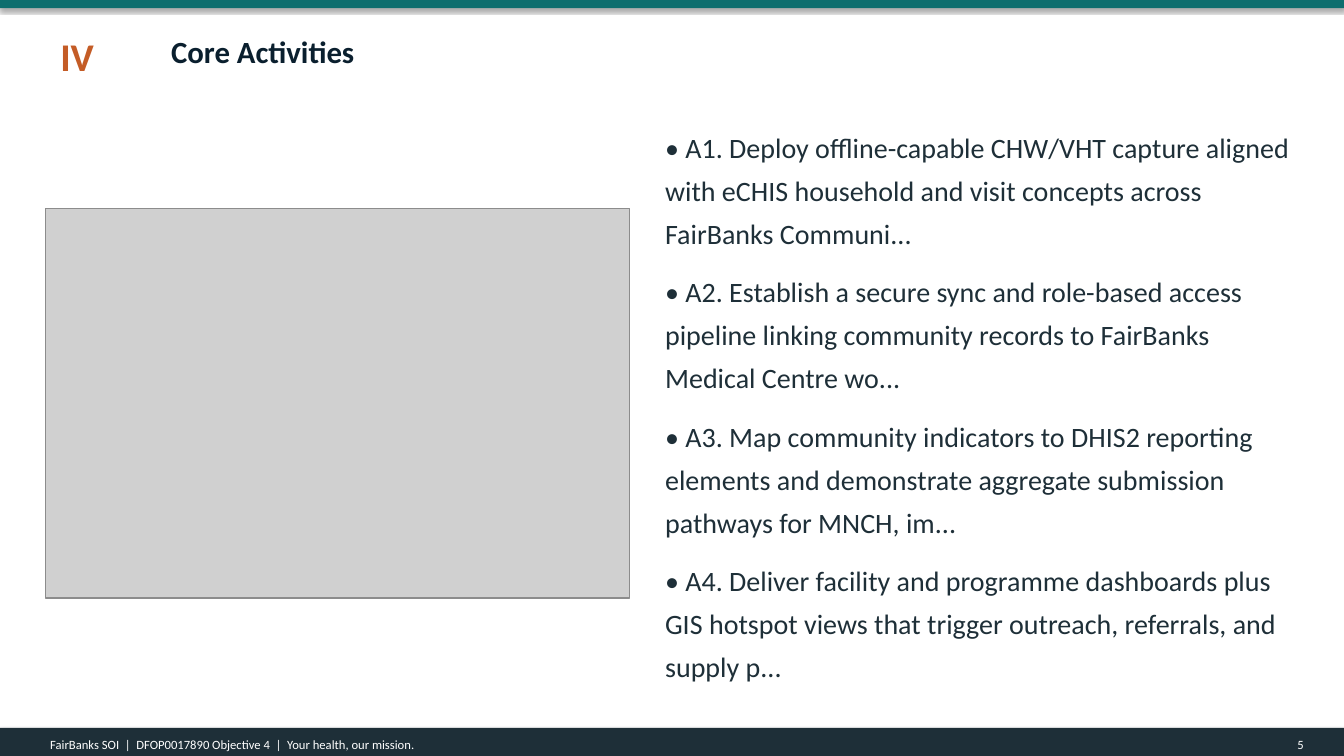
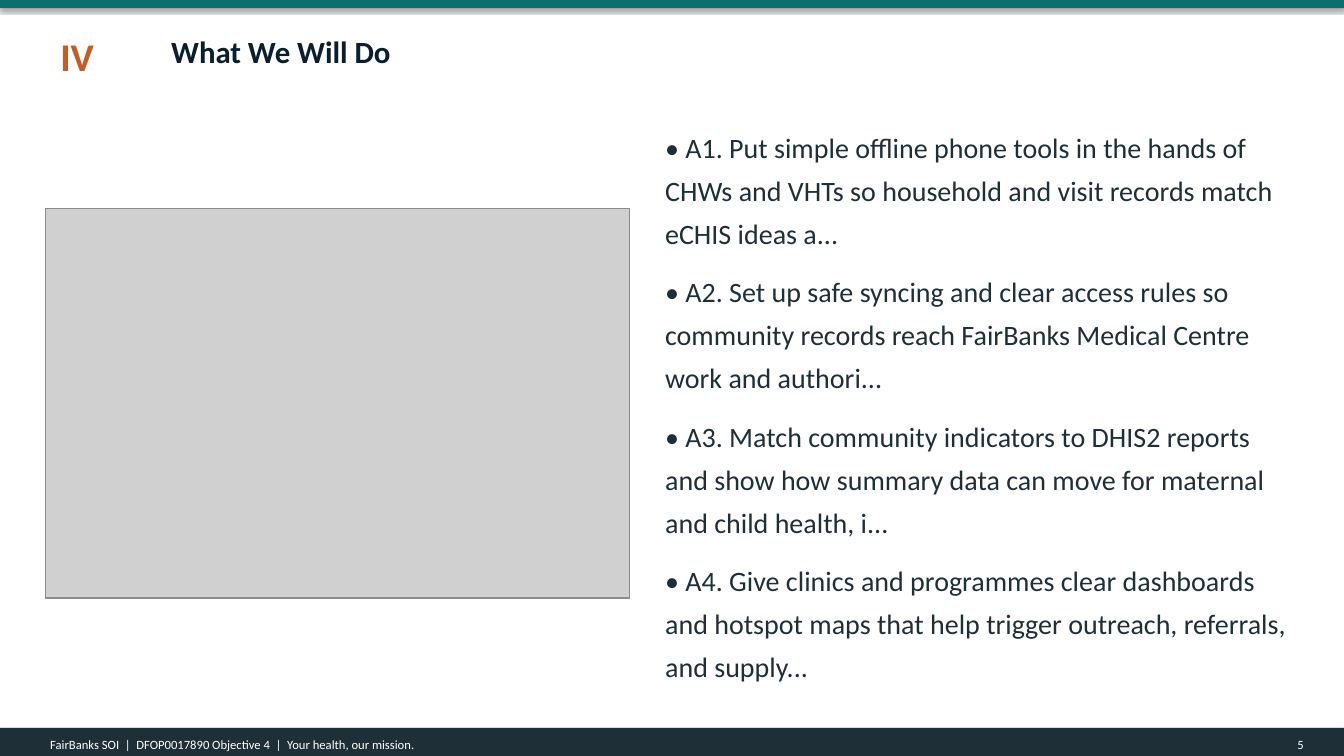
Before and after one commit to WASSWA2624/fairbanks, a slide deck: slide 5 of applications/dos-uganda/documents/dos-uganda_ppt.pptx. Drawn at 1344x756 pixels with LibreOffice and Linux fonts; fonts in the diff are those of the drawing; grey boxes stand for pictures. Boxes give left, top, right and bottom in pixels: in the first picture for what was removed or moved away, otherwise in the second. Text is boxed around its words. In the diff, an @@ line names an element or a change of style, - is before the commit and + after.

Commit message:
Update build_dos-uganda_docs.py and associated documents to reflect revised project title and narrative content for the Uganda Health System MOU (DFOP0017890). Enhance clarity and consistency across Word, PDF, and PowerPoint formats by streamlining language and ensuring alignment with new objectives focused on interoperability and government ownership. Adjust cost share descriptions and improve overall document coherence.

```diff
--- a/applications/dos-uganda/documents/dos-uganda_ppt.pptx
+++ b/applications/dos-uganda/documents/dos-uganda_ppt.pptx
@@ text at bbox=[171, 41, 391, 64]: text changed @@
-Core Activities
+What We Will Do
@@ text at bbox=[665, 138, 1286, 682]: text changed @@
-• A1. Deploy offline-capable CHW/VHT capture aligned with eCHIS household and visit concepts across FairBanks Communi...
-• A2. Establish a secure sync and role-based access pipeline linking community records to FairBanks Medical Centre wo...
-• A3. Map community indicators to DHIS2 reporting elements and demonstrate aggregate submission pathways for MNCH, im...
-• A4. Deliver facility and programme dashboards plus GIS hotspot views that trigger outreach, referrals, and supply p...
+• A1. Put simple offline phone tools in the hands of CHWs and VHTs so household and visit records match eCHIS ideas a...
+• A2. Set up safe syncing and clear access rules so community records reach FairBanks Medical Centre work and authori...
+• A3. Match community indicators to DHIS2 reports and show how summary data can move for maternal and child health, i...
+• A4. Give clinics and programmes clear dashboards and hotspot maps that help trigger outreach, referrals, and supply...
```
Also in this commit, not shown: 10 other slides changed, 3 other files.
